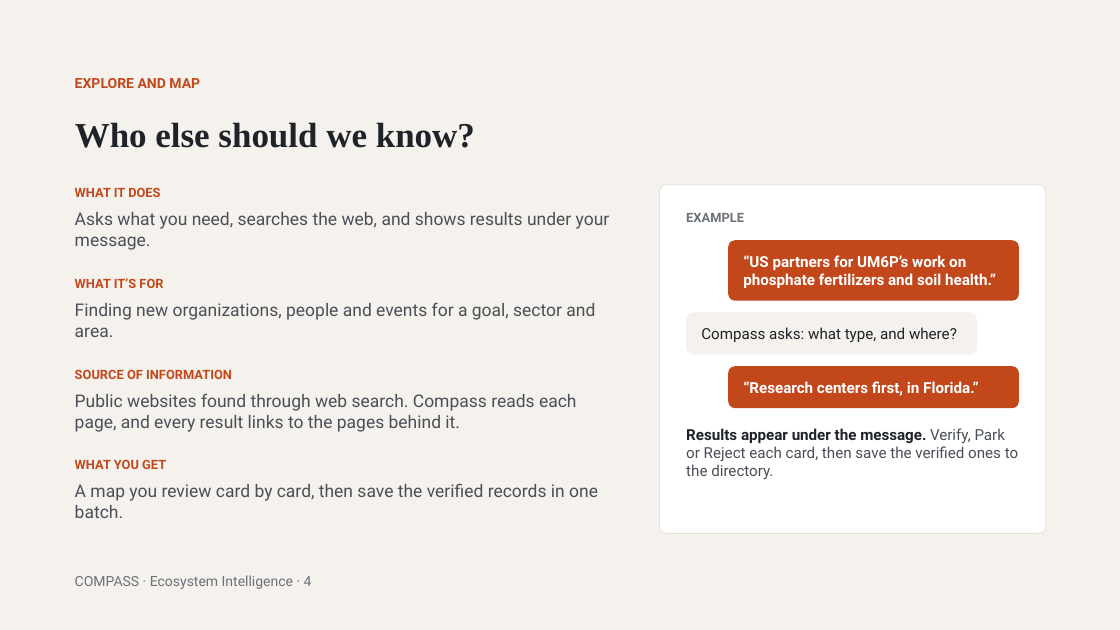
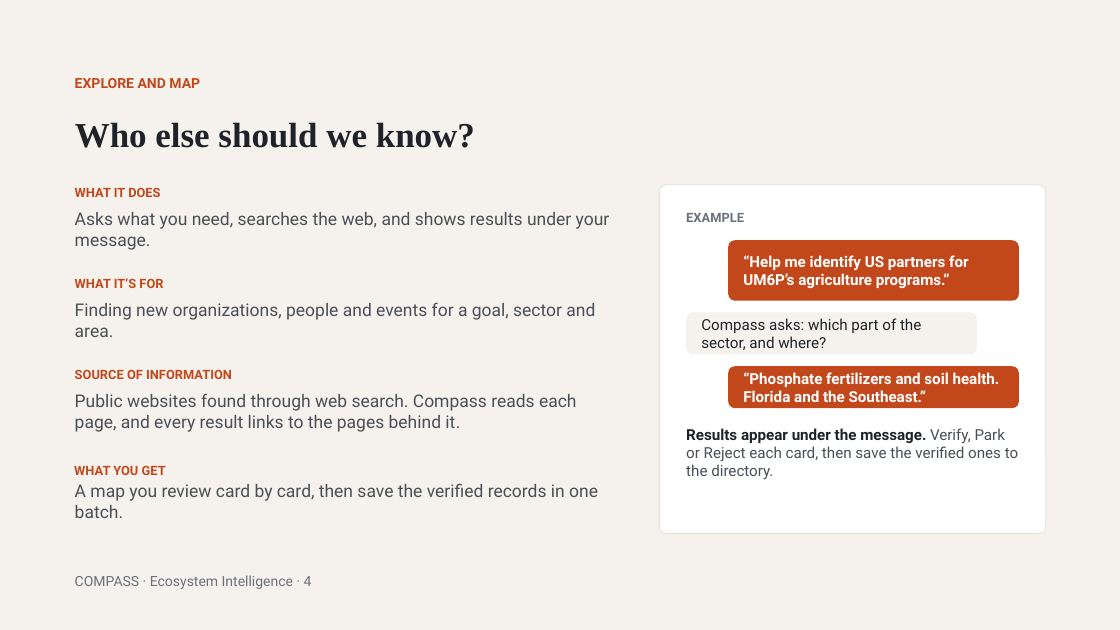
Before and after one commit to nouhailael-dot/Institutional-knowledge-Platform-with-AI-agents, a slide deck: slide 4 of docs/COMPASS - Ask, Explore and Map, Directory.pptx. Drawn at 1120x630 pixels with LibreOffice and Linux fonts; fonts in the diff are those of the drawing. Boxes give left, top, right and bottom in pixels: in the first picture for what was removed or moved away, otherwise in the second. Text is boxed around its words. In the diff, an @@ line names an element or a change of style, - is before the commit and + after.

Commit message:
docs: COMPASS deck, Ask / Explore and Map / Directory slides (3-4 Nov edits)

```diff
--- a/docs/COMPASS - Ask, Explore and Map, Directory.pptx
+++ b/docs/COMPASS - Ask, Explore and Map, Directory.pptx
@@ text at [743,255,969,288]: text changed @@
-“US partners for UM6P’s work on phosphate fertilizers and soil health.”
+“Help me identify US partners for UM6P’s agriculture programs.”
@@ text at [701,318,921,350]: text changed @@
-Compass asks: what type, and where?
+Compass asks: which part of the sector, and where?
@@ text at [743,372,1000,402]: text changed @@
-“Research centers first, in Florida.”
+“Phosphate fertilizers and soil health. Florida and the Southeast.”
@@ text "WHAT YOU GET": place and size @@
-text "WHAT YOU GET" at [75,459,166,469]
+text "WHAT YOU GET" at [74,465,166,475]
```
Also in this commit, not shown: 6 other slides changed.
